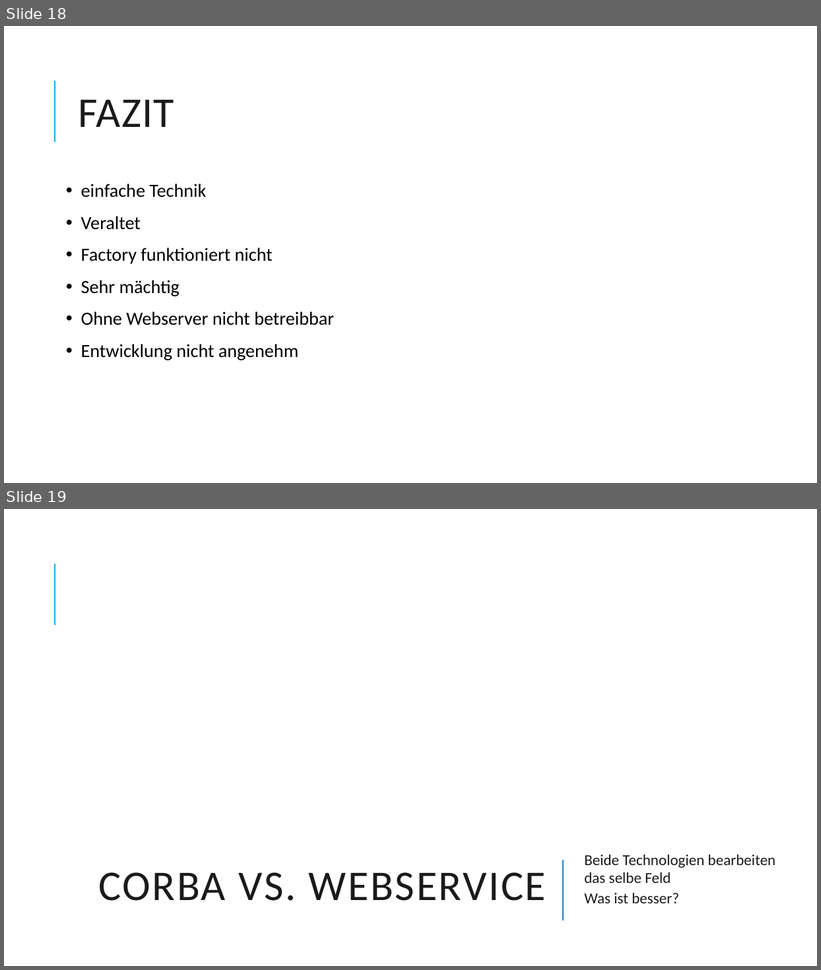
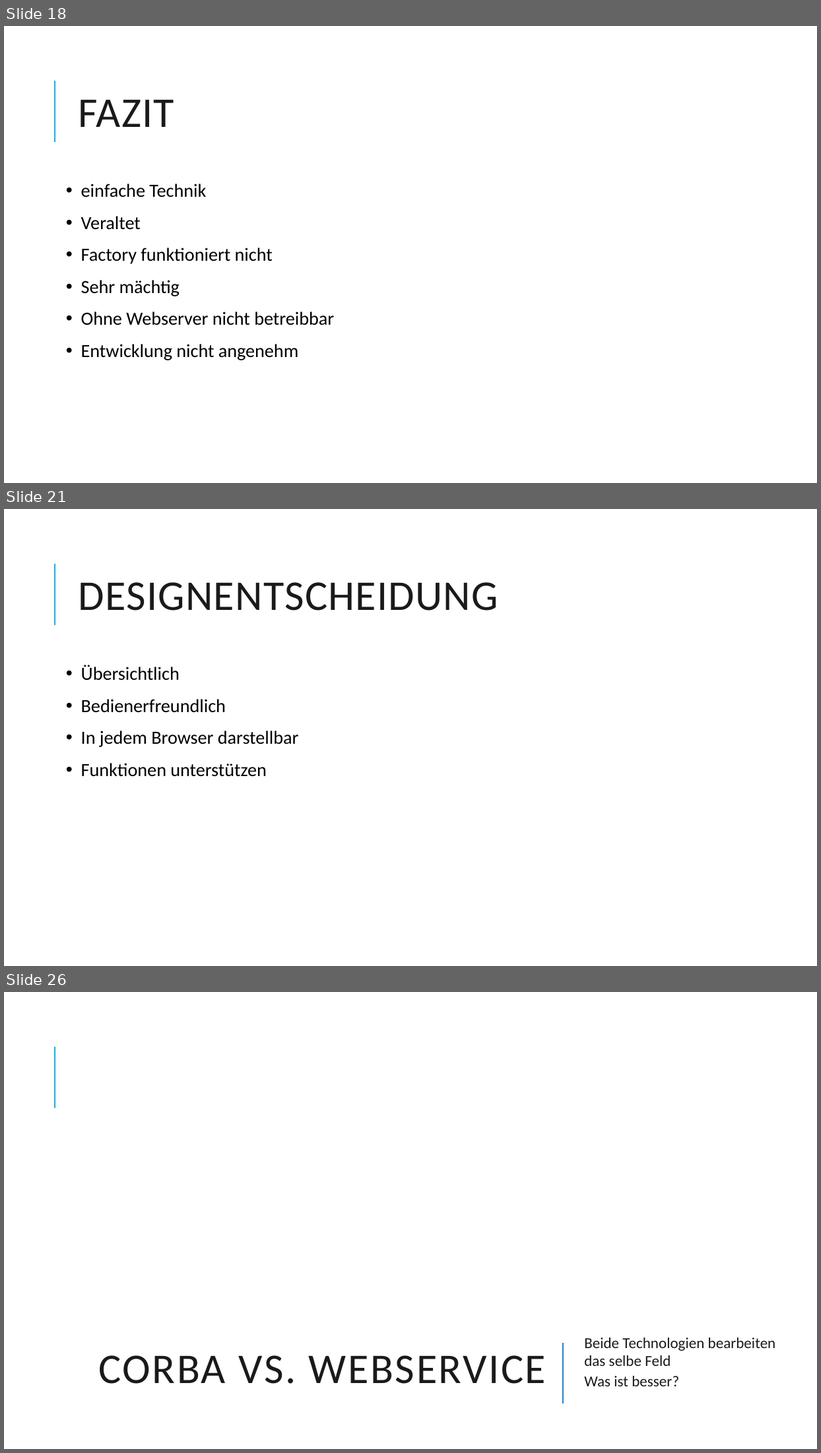
Before and after one commit to Dabjazz/SportsClubManager, a slide deck: Presentation/Presentation.pptx. Shown one above the other, each under a label of ours: slides 18 and 19 before the commit, slides 18, 21 and 26 after it; the slides between them are not shown. The pictures are 821x970 and 821x1453 pixels, drawn with LibreOffice and Linux fonts; fonts in the diff are those of the drawing; background and template pictures are left out. Boxes give left, top, right and bottom in pixels: in the first picture for what was removed or moved away, otherwise in the second. Text is boxed around its words. In the diff, an @@ line names an element or a change of style, - is before the commit and + after.

```diff
--- a/Presentation/Presentation.pptx
+++ b/Presentation/Presentation.pptx
@@ slide 21 added at (4, 509, 817, 966), background #FFFFFF; not listed: 1 template element that a slide beside it also shows @@
@@ title added at (79, 582, 498, 611), 50 pt, text #1A1A1A @@
+DESIGNENTSCHEIDUNG
@@ text added at (81, 665, 299, 777), 22 pt, text #000000 @@
+• Übersichtlich
+• Bedienerfreundlich
+• In jedem Browser darstellbar
+• Funktionen unterstützen
@@ what was slide 19 is now slide 26 @@
```
Also in this commit, not shown: 6 other slides added.
